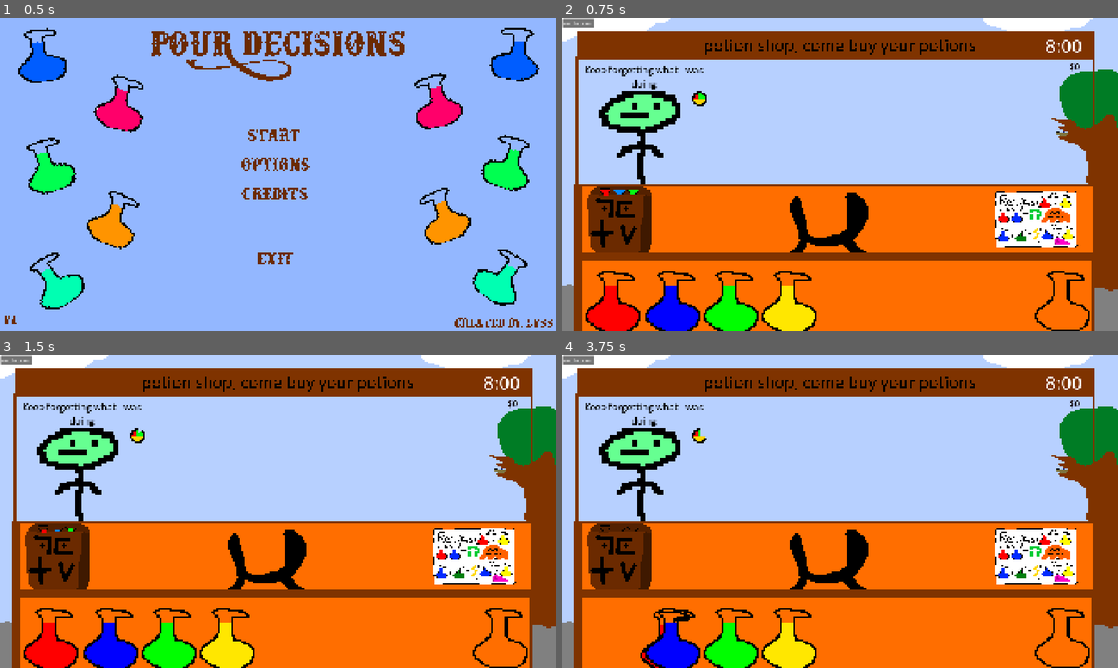
Above: before the commit, frames 1-4 (two rows, left to right).
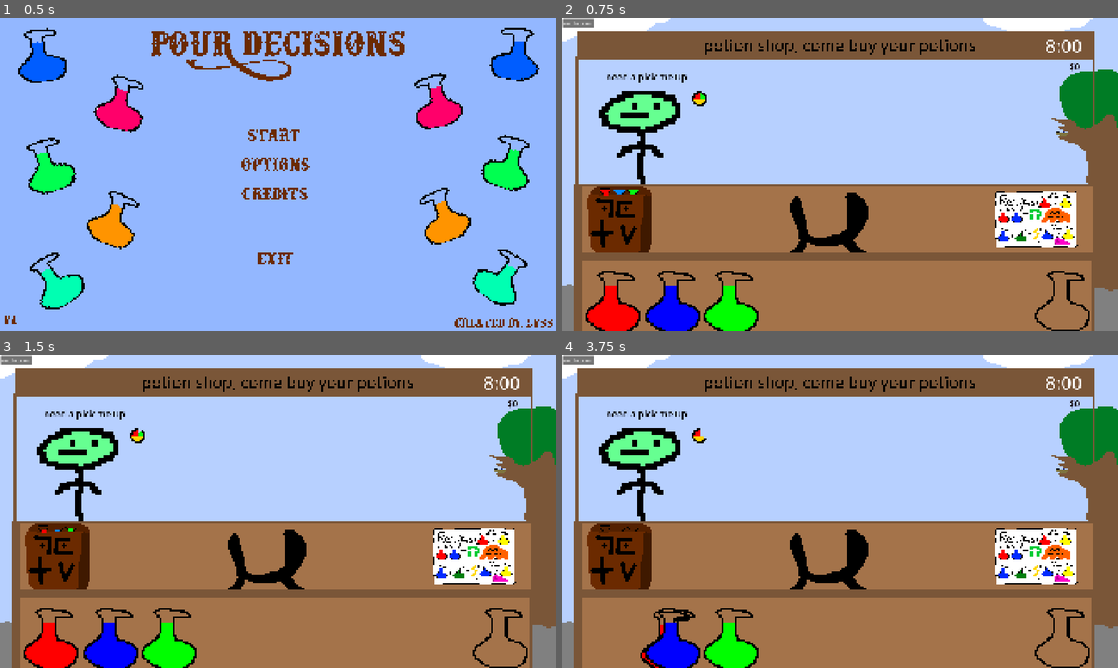
Above: after the commit, the same moments.

Repository: GreyChaos/pour-decisions
Game: Godot game, scene res://scenes/main_menu.tscn
Same seed, same stepped clock (60 frames per second), same inputs: the game is played once before the commit and once after it.
Inputs (mouse positions are in pixels of both pictures, inside the frame that each line leads up to):
- Up to frame 1 (0.5 s): no input
- Up to frame 2 (0.75 s): click (834, 136) at 0.5 s
- Up to frame 3 (1.5 s): click (55, 555) at 1.25 s
- Up to frame 4 (3.75 s): click (617, 555) at 2 s; click (617, 555) at 2.75 s; tap Enter at 3.5 s; drag from (612, 636) to (789, 636) at 3.52 s

Frame 1 is identical in both runs. In frame 2, 46% of the frame differs, in the area x 2-100%, y 4-100%; in frame 3, 46%; in frame 4, 47%.

Commit message:
Yellow no longer unlocked at start

Diff:
--- a/potions/clarity_potion.tres
+++ b/potions/clarity_potion.tres
@@ -18,6 +18,6 @@
 script = ExtResource("2_toibl")
 potion_name = "Clarity Potion"
 ingredients = Array[ExtResource("1_51tyj")]([SubResource("Resource_hh1oa"), SubResource("Resource_5v8hn")])
-sell_price = 10
+sell_price = 15
 symptoms = Array[String](["My head's all foggy, can't think straight", "I've got an exam and nothing's sticking", "Need to solve a difficult problem", "Keep forgetting what I was doing", "My thoughts are all over the place"])
 metadata/_custom_type_script = "uid://bncof2ny5vmo7"
--- a/potions/courage_potion.tres
+++ b/potions/courage_potion.tres
@@ -17,6 +17,6 @@
 script = ExtResource("2_lswoj")
 potion_name = "Courage Potion"
 ingredients = Array[ExtResource("1_dns2m")]([SubResource("Resource_hh1oa"), SubResource("Resource_5v8hn")])
-sell_price = 10
+sell_price = 15
 symptoms = Array[String](["I have to give a speech tomorrow and I'm terrified", "There's something in my basement and I can't face it", "I need to stand up to my boss", "Got a big battle ahead of me", "I'm scared of everything lately"])
 metadata/_custom_type_script = "uid://bncof2ny5vmo7"
--- a/potions/energy_potion.tres
+++ b/potions/energy_potion.tres
@@ -17,6 +17,6 @@
 script = ExtResource("2_5v8hn")
 potion_name = "Energy Potion"
 ingredients = Array[ExtResource("1_hh1oa")]([SubResource("Resource_hh1oa"), SubResource("Resource_5v8hn")])
-sell_price = 10
+sell_price = 5
 symptoms = Array[String](["I'm so tired", "Coffee Please", "*YAWN*", "I need a pick me up", "I wanna take a nap, but I can't right now"])
 metadata/_custom_type_script = "uid://bncof2ny5vmo7"
--- a/potions/health_potion.tres
+++ b/potions/health_potion.tres
@@ -17,6 +17,6 @@
 script = ExtResource("1_3jb5j")
 potion_name = "Health Potion"
 ingredients = Array[ExtResource("1_3t2ah")]([SubResource("Resource_aqnhl"), SubResource("Resource_pkmif")])
-sell_price = 5
+sell_price = 10
 symptoms = Array[String](["I am in pain", "My leg hurts", "Oof Ouchie", "My back hurts", "I can't feel my foot!"])
 metadata/_custom_type_script = "uid://bncof2ny5vmo7"
--- a/scenes/customer.tscn
+++ b/scenes/customer.tscn
@@ -120,6 +120,7 @@
 offset_top = -161.0
 offset_right = 221.0
 offset_bottom = -111.0
+step = 0.05
 fill_mode = 5
 texture_progress = ExtResource("5_qqxhk")
 
--- a/scenes/game.tscn
+++ b/scenes/game.tscn
@@ -42,6 +42,7 @@
 potion_type = 2
 
 [node name="Bottle5" parent="Bottles" unique_id=1674666453 instance=ExtResource("2_yqjtg")]
+visible = false
 position = Vector2(-167, 429)
 color = Color(1, 0.9058309, 0, 1)
 potion_type = 4
@@ -178,7 +179,7 @@
 text = "Refill Potion Bags
 ($10)"
 
-[node name="Buy Refills2" type="Button" parent="Day End" unique_id=1242819967]
+[node name="Buy Potion Bag" type="Button" parent="Day End" unique_id=1242819967]
 offset_left = -398.0
 offset_top = 108.0
 offset_right = -39.0
@@ -186,6 +187,15 @@
 theme_override_font_sizes/font_size = 32
 text = "Buy 2nd Potion Bag
 ($25)"
+
+[node name="Buy Yellow" type="Button" parent="Day End" unique_id=1584705990]
+offset_left = -760.0
+offset_top = 218.0
+offset_right = -401.0
+offset_bottom = 316.0
+theme_override_font_sizes/font_size = 32
+text = "Buy Yellow Potion
+($35)"
 
 [node name="Music" type="AudioStreamPlayer2D" parent="." unique_id=1335203379]
 stream = ExtResource("9_0tnpc")
@@ -207,5 +217,6 @@
 [connection signal="timeout" from="Clock/TimeSpeed" to="." method="_on_time_speed_timeout"]
 [connection signal="pressed" from="Day End/Next Day" to="." method="_start_next_day"]
 [connection signal="pressed" from="Day End/Buy Refills" to="." method="_on_buy_refills_pressed"]
-[connection signal="pressed" from="Day End/Buy Refills2" to="." method="_buy_2nd_potion_bag"]
+[connection signal="pressed" from="Day End/Buy Potion Bag" to="." method="_buy_2nd_potion_bag"]
+[connection signal="pressed" from="Day End/Buy Yellow" to="." method="_on_buy_yellow_pressed"]
 [connection signal="pressed" from="Menu Buttom" to="." method="_return_to_menu"]
--- a/scripts/game.gd
+++ b/scripts/game.gd
@@ -104,8 +104,18 @@
 		GameManager.money -= 25
 		$Money.text = "$" + str(GameManager.money)
 		$"Potion Bag2".visible = true
-		$"Day End/Buy Refills2".queue_free()
+		$"Day End/Buy Potion Bag".queue_free()
 
 
 func _return_to_menu() -> void:
 	get_tree().change_scene_to_file("res://scenes/main_menu.tscn")
+
+
+func _on_buy_yellow_pressed() -> void:
+	if GameManager.money >= 35:
+		GameManager.money -= 35
+		GameManager.all_recipes.append(preload("res://potions/courage_potion.tres"))
+		GameManager.all_recipes.append(preload("res://potions/clarity_potion.tres"))
+		$Money.text = "$" + str(GameManager.money)
+		$Bottles/Bottle5.visible = true
+		$"Day End/Buy Yellow".queue_free()
--- a/scripts/game_manager.gd
+++ b/scripts/game_manager.gd
@@ -14,9 +14,7 @@
 
 var all_recipes: Array[PotionRecipe] = [
 	preload("res://potions/health_potion.tres"),
-	preload("res://potions/energy_potion.tres"),
-	preload("res://potions/courage_potion.tres"),
-	preload("res://potions/clarity_potion.tres")
+	preload("res://potions/energy_potion.tres")
 ]
 
 # Called when the node enters the scene tree for the first time.
Binary file changed: assets/background.png
Binary file changed: assets/patience.png
